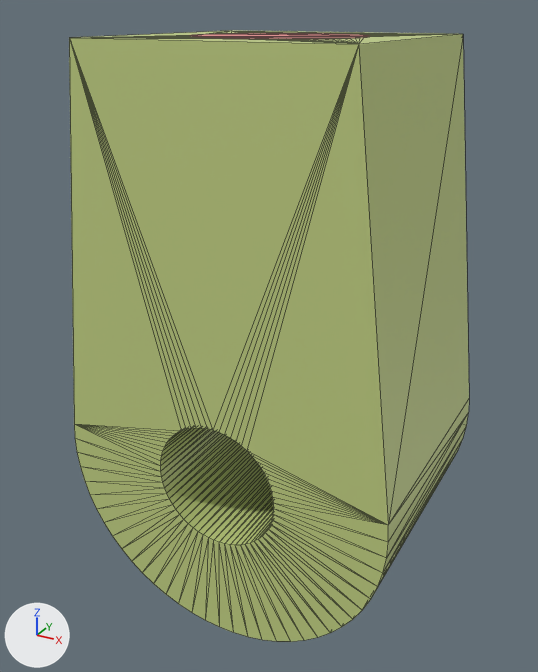
Renders of the glTF model docs/Additional CAD exercise/steps/ax_machinists_jack/step_08.glb from each side of a commit.
Before and after are seen from a camera (50 mm lens) standing at (41.8, -78.5, 106.7) and looking at (-1.0, -0.6, 67.8). Lighting does not change. The marker at lower left points along +X, +Y and +Z. The older version comes first. Mesh edges are drawn as thin lines. Vertices at exactly the same position are counted once.

Names of what the first picture shows: 'part__swivel', 'removed__swivel'.
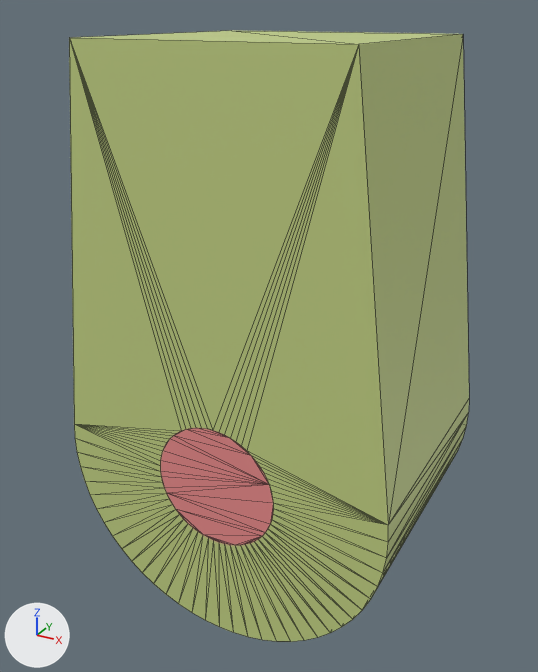
Boxes [x1, y1, x2, y2] around the edits, measured in the pictures (538 x 672 px):
'removed__swivel', reshaped
    before: [190, 33, 370, 39]
    after: [161, 428, 273, 545]
part 1 of me_part__swivel, reshaped
    both: [72, 30, 457, 44]
part 2 of me_removed__swivel, deleted (brown)
    before: [190, 33, 370, 39]
part 3 of me_removed__swivel, added (pink)
    after: [161, 428, 273, 545]

Patch to the scene script:
```diff
--- a/docs/Additional CAD exercise/steps/ax_machinists_jack/step_08.glb.py
+++ b/docs/Additional CAD exercise/steps/ax_machinists_jack/step_08.glb.py
@@ me_part__swivel @@
 # used by ob_part__swivel; location = (0.0, 0.0, 0.0)
-me_part__swivel.from_pydata(...)  # 452 vertices, 904 faces; spans x -22.0..22.0, y -16.0..16.0, z 32.0..104.0
+me_part__swivel.from_pydata(...)  # 200 vertices, 400 faces; spans x -22.0..22.0, y -16.0..16.0, z 32.0..104.0
+# me_part__swivel part 1
+# 252 vertices are removed from x -10.0..10.0, y -10.0..10.0, z 66.0..104.0
+# 506 faces are deleted
+# 2 new faces join them
 me_part__swivel.materials.append(mat_defaultmaterial)
@@ me_removed__swivel @@
 # used by ob_removed__swivel; location = (0.0, 0.0, 0.0)
-me_removed__swivel.from_pydata(...)  # 252 vertices, 500 faces; spans x -10.0..10.0, y -10.0..10.0, z 66.0..104.0
+me_removed__swivel.from_pydata(...)  # 126 vertices, 248 faces; spans x -8.0..8.0, y -16.0..16.0, z 46.0..62.0
+# me_removed__swivel part 2: 252 vertices removed from x -10.0..10.0, y -10.0..10.0, z 66.0..104.0
+# me_removed__swivel part 3: 126 vertices added at x -8.0..8.0, y -16.0..16.0, z 46.0..62.0, forming a 63-sided cylinder along y
 me_removed__swivel.materials.append(mat_defaultmaterial_001)
```
